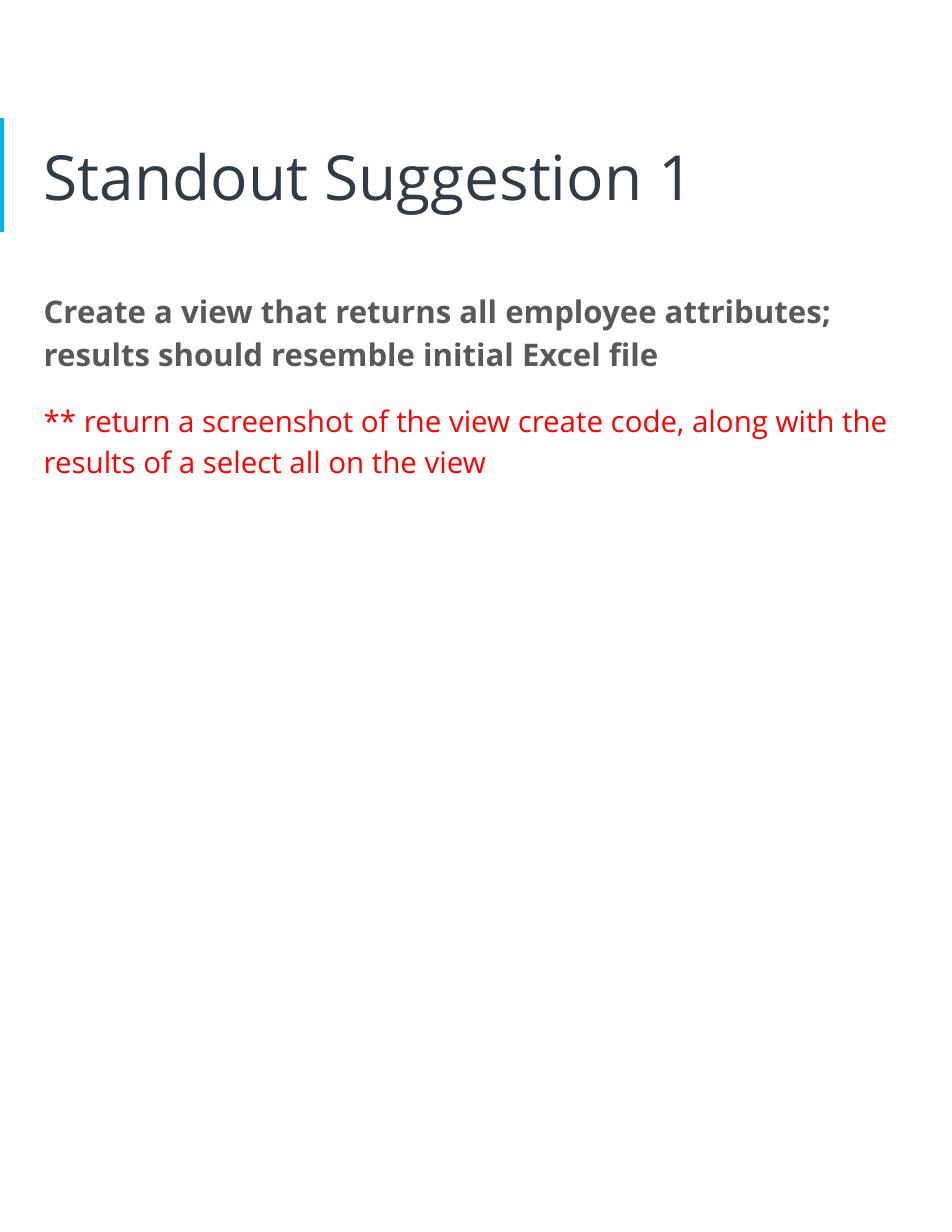
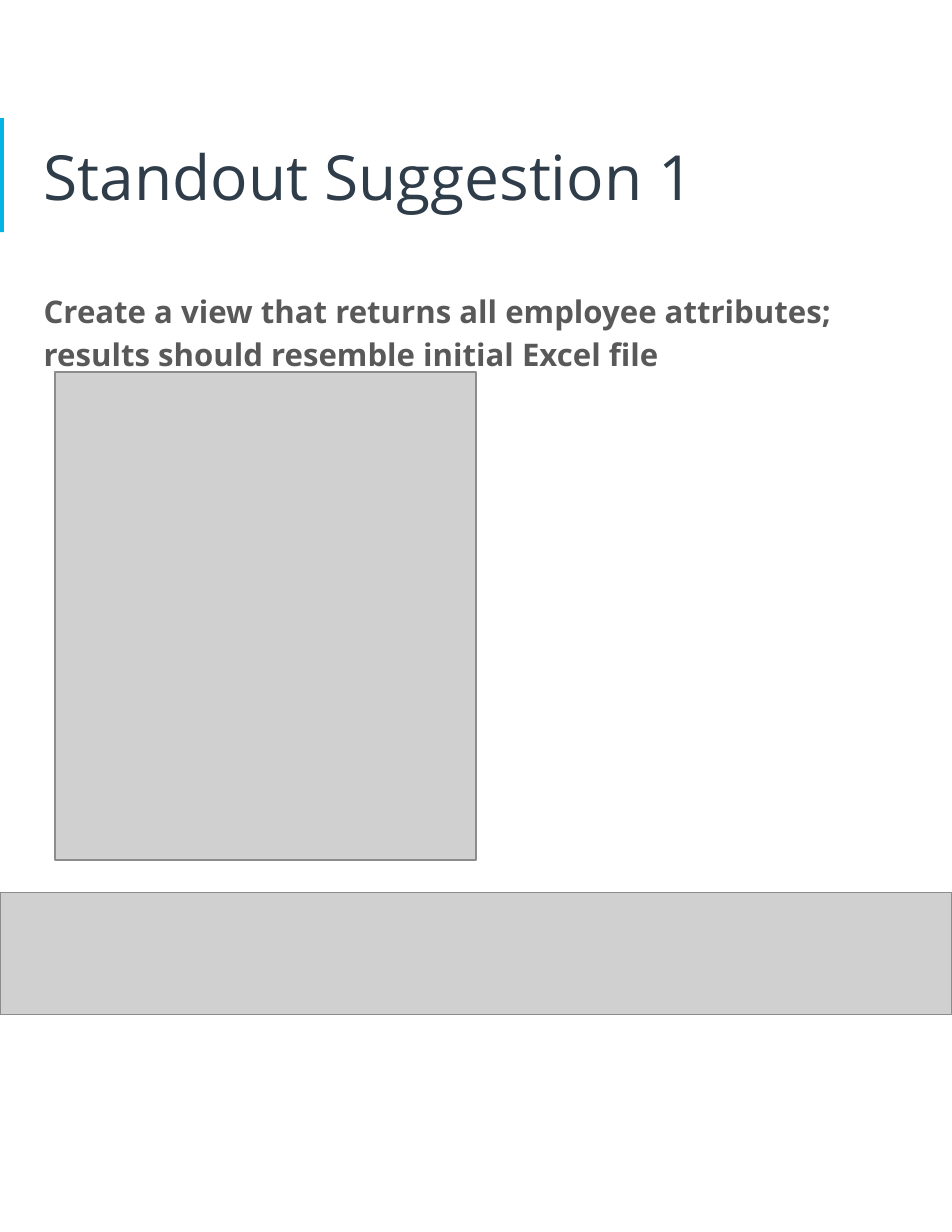
Before and after one commit to LeoArruda/UdacityHRDatabase, a slide deck: slide 28 of Docs/HR Database Proposal.pptx (slide 27 before the commit). Drawn at 952x1232 pixels with LibreOffice and Linux fonts; fonts in the diff are those of the drawing; grey boxes stand for pictures. Boxes give left, top, right and bottom in pixels: in the first picture for what was removed or moved away, otherwise in the second. Text is boxed around its words. In the diff, an @@ line names an element or a change of style, - is before the commit and + after.

```diff
--- a/Docs/HR Database Proposal.pptx
+++ b/Docs/HR Database Proposal.pptx
@@ picture added at box(55, 372, 476, 860) @@
@@ text at box(44, 409, 887, 474): paragraph removed @@
-** return a screenshot of the view create code, along with the results of a select all on the view
@@ picture added at box(0, 893, 952, 1015) @@
```
Also in this commit, not shown: 15 other slides changed, 2 slides added, 1 slide removed, 5 other files.
